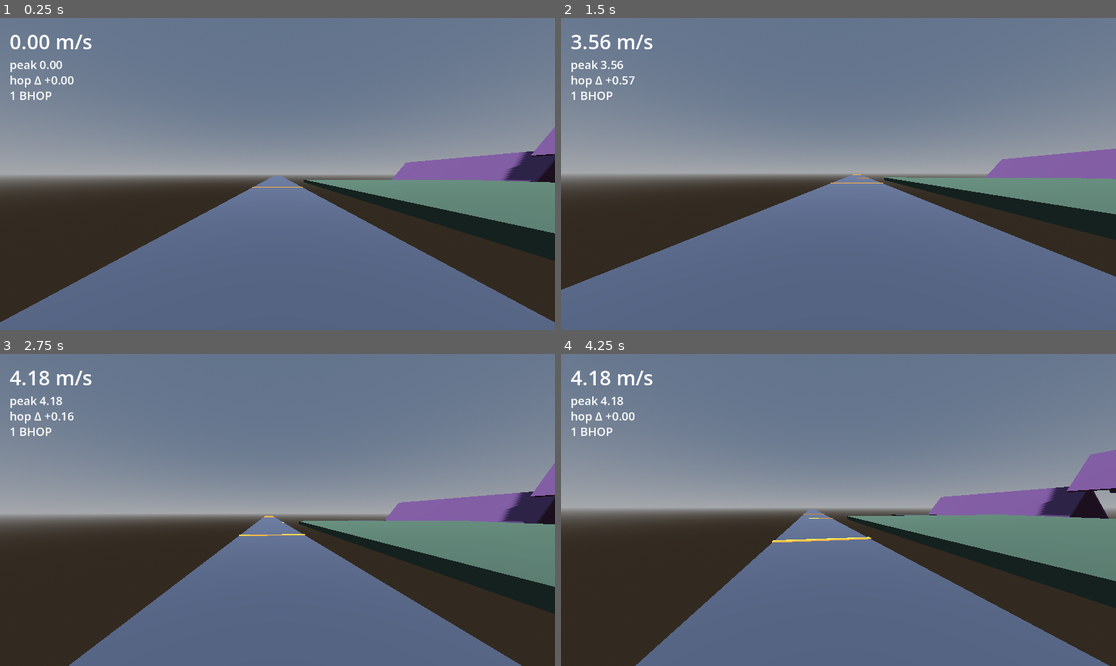
Above: before the commit, frames 1-4 (two rows, left to right).
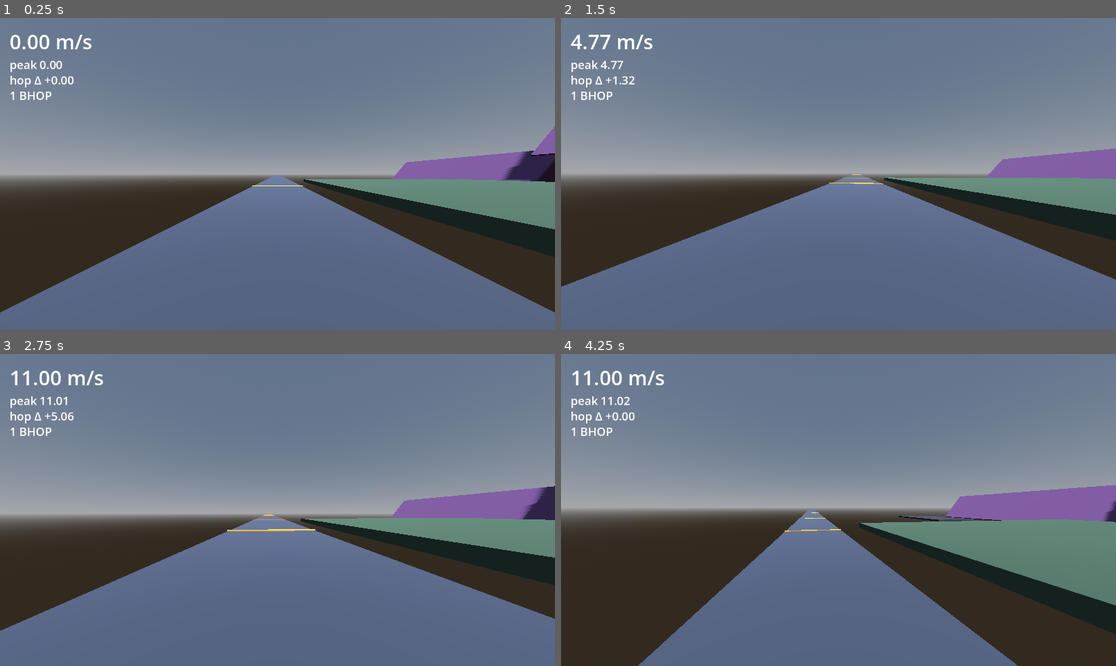
Above: after the commit, the same moments.

Repository: Crawford-Young/what-is-dark
Game: Godot game, scene res://scenes/momentum_lab.tscn
Same seed, same stepped clock (60 frames per second), same inputs: the game is played once before the commit and once after it. This scene is started directly instead of the project's main scene.
Inputs (mouse positions are in pixels of both pictures, inside the frame that each line leads up to):
- Up to frame 1 (0.25 s): no input
- Up to frame 2 (1.5 s): tap Enter at 0.5 s; move the mouse to (866, 174) at 0.52 s; hold Space (jump) 0.53-1.28 s; hold W (move_forward) from 0.53 s (still down); click (866, 174) at 0.67 s; move the mouse to (810, 174) at 1.27 s; tap Q (glance) at 1.35 s
- Up to frame 3 (2.75 s): keep holding W (move_forward); tap Space (jump) at 1.52, 1.55, 1.82, 2.3 s; move the mouse to (288, 503) at 2.02 s; hold Shift from 2.03 s (still down)
- Up to frame 4 (4.25 s): keep holding W (move_forward); move the mouse to (832, 516) at 2.77 s; release Shift at 2.78 s; tap Alt at 2.85 s; click (832, 516) at 2.92 s; tap Space (jump) at 3.02, 3.05, 3.32 s; move the mouse to (877, 513) at 3.52 s; hold Space (jump) from 3.53 s (still down); tap Ctrl at 3.6 s

The runs differ from the first frame. In frame 1, 2.4% of the frame differs, in the area x 0-100%, y 34-98%; in frame 2, 0.9%; in frame 3, 18%, in the area x 0-100%, y 5-100%; in frame 4, 12%.

Commit message:
feat: game-scaled hybrid movement constants
Co-Authored-By: Claude Fable 5 <noreply@anthropic.com>

Diff:
--- a/scripts/logic/source_move.gd
+++ b/scripts/logic/source_move.gd
@@ -1,17 +1,19 @@
 class_name SourceMove
 extends RefCounted
-## Source-engine movement math (CS2 constants, 1 Hammer unit = 0.01905 m).
+## Source movement math — game-scaled hybrid (Source mechanics at what-is-dark scale:
+## run/jump/gravity = main game's player.gd values; STOP_SPEED and AIR_CAP scaled x2.31
+## from CS2's originals; CS2-converted originals in git history).
 ## Caller's per-tick order: grounded -> [auto-hop ? jump : friction] -> accelerate(ground);
 ## airborne -> accelerate(air, wish_speed = minf(RUN_SPEED, AIR_CAP)) -> gravity. Then move_and_slide.
 
-const RUN_SPEED := 4.76
-const GRAVITY := 15.24
-const JUMP_SPEED := 5.75
+const RUN_SPEED := 11.0
+const GRAVITY := 20.0
+const JUMP_SPEED := 8.5
 const FRICTION := 4.0  ## surf-server sv_friction (CS2 matchmaking default is 5.2)
-const STOP_SPEED := 1.52
+const STOP_SPEED := 3.5
 const GROUND_ACCEL := 5.5
 const AIR_ACCEL := 150.0  ## surf/bhop community-server value (CS2 matchmaking uses 12 — near-zero strafe gain by design)
-const AIR_CAP := 0.57
+const AIR_CAP := 1.32
 const OVERBOUNCE := 1.0
 
 
--- a/tests/unit/test_source_move.gd
+++ b/tests/unit/test_source_move.gd
@@ -4,20 +4,20 @@
 # --- apply_friction ---
 
 func test_friction_decays_speed_above_stopspeed() -> void:
-	# speed 4 > STOP_SPEED: drop = 4 * 4.0 * 0.1 = 1.6 -> 2.4
+	# speed 4 > STOP_SPEED 3.5: drop = 4 * 4.0 * 0.1 = 1.6 -> 2.4
 	var v := SourceMove.apply_friction(Vector3(4, 0, 0), 0.1)
 	assert_true(v.is_equal_approx(Vector3(2.4, 0, 0)))
 
 
 func test_friction_uses_stopspeed_floor_below_it() -> void:
-	# speed 1 < STOP_SPEED 1.52: drop = 1.52 * 4.0 * 0.1 = 0.608 -> 0.392
-	var v := SourceMove.apply_friction(Vector3(1, 0, 0), 0.1)
-	assert_almost_eq(v.x, 0.392, 0.0001)
+	# speed 3 < STOP_SPEED 3.5: drop = 3.5 * 4.0 * 0.1 = 1.4 -> new_speed 1.6 (scaled onto the 3-magnitude vector)
+	var v := SourceMove.apply_friction(Vector3(3, 0, 0), 0.1)
+	assert_almost_eq(v.x, 1.6, 0.0001)
 	assert_almost_eq(v.z, 0.0, 0.0001)
 
 
 func test_friction_clamps_to_zero_when_drop_exceeds_speed() -> void:
-	# drop = 1.52 * 4.0 * 0.2 = 1.216 > 0.5
+	# drop = 3.5 * 4.0 * 0.2 = 2.8 > 0.5
 	var v := SourceMove.apply_friction(Vector3(0.5, 0, 0), 0.2)
 	assert_true(v.is_equal_approx(Vector3.ZERO))
 
@@ -29,35 +29,36 @@
 
 
 func test_friction_preserves_vertical() -> void:
-	# horiz speed 3: drop = 3 * 4.0 * 0.1 = 1.2 -> 1.8; y untouched
-	var v := SourceMove.apply_friction(Vector3(3, 7, 0), 0.1)
-	assert_true(v.is_equal_approx(Vector3(1.8, 7, 0)))
+	# horiz speed 5 > STOP_SPEED 3.5: drop = 5 * 4.0 * 0.1 = 2.0 -> 3; y untouched
+	var v := SourceMove.apply_friction(Vector3(5, 7, 0), 0.1)
+	assert_true(v.is_equal_approx(Vector3(3, 7, 0)))
 
 
 # --- accelerate ---
 
 func test_accelerate_from_rest_ground() -> void:
-	# accelspeed = 5.5 * 4.76 * 0.1 = 2.618 < add 4.76
+	# accelspeed = 5.5 * 11.0 * 0.1 = 6.05 < add 11.0
 	var v := SourceMove.accelerate(Vector3.ZERO, Vector3(0, 0, -1), SourceMove.RUN_SPEED, SourceMove.GROUND_ACCEL, 0.1)
-	assert_true(v.is_equal_approx(Vector3(0, 0, -2.618)))
+	assert_true(v.is_equal_approx(Vector3(0, 0, -6.05)))
 
 
 func test_accelerate_never_overshoots_wishspeed_along_wishdir() -> void:
-	# add = 4.76 - 4.5 = 0.26 < accelspeed 2.618 -> exactly 4.76
-	var v := SourceMove.accelerate(Vector3(0, 0, -4.5), Vector3(0, 0, -1), SourceMove.RUN_SPEED, SourceMove.GROUND_ACCEL, 0.1)
-	assert_true(v.is_equal_approx(Vector3(0, 0, -4.76)))
+	# add = 11.0 - 10.5 = 0.5 < accelspeed 6.05 -> exactly 11.0
+	var v := SourceMove.accelerate(Vector3(0, 0, -10.5), Vector3(0, 0, -1), SourceMove.RUN_SPEED, SourceMove.GROUND_ACCEL, 0.1)
+	assert_true(v.is_equal_approx(Vector3(0, 0, -11.0)))
 
 
 func test_accelerate_noop_when_current_exceeds_wishspeed() -> void:
-	var v := SourceMove.accelerate(Vector3(0, 0, -5.0), Vector3(0, 0, -1), SourceMove.RUN_SPEED, SourceMove.GROUND_ACCEL, 0.1)
-	assert_true(v.is_equal_approx(Vector3(0, 0, -5.0)))
+	# current 12.0 > wishspeed 11.0 -> add_speed negative, no-op
+	var v := SourceMove.accelerate(Vector3(0, 0, -12.0), Vector3(0, 0, -1), SourceMove.RUN_SPEED, SourceMove.GROUND_ACCEL, 0.1)
+	assert_true(v.is_equal_approx(Vector3(0, 0, -12.0)))
 
 
 func test_air_strafe_gains_past_cap_via_perpendicular_add() -> void:
-	# THE mechanic: moving -z at 10, wish pure -x. current = dot = 0 -> add 0.57
-	# accelspeed = 150 * 0.57 * 0.1 = 8.55 -> clamped to 0.57
+	# THE mechanic: moving -z at 10, wish pure -x. current = dot = 0 -> add 1.32
+	# accelspeed = 150 * 1.32 * 0.1 = 19.8 -> clamped to 1.32
 	var v := SourceMove.accelerate(Vector3(0, 0, -10), Vector3(-1, 0, 0), minf(SourceMove.RUN_SPEED, SourceMove.AIR_CAP), SourceMove.AIR_ACCEL, 0.1)
-	assert_true(v.is_equal_approx(Vector3(-0.57, 0, -10)))
+	assert_true(v.is_equal_approx(Vector3(-1.32, 0, -10)))
 	assert_gt(Vector3(v.x, 0, v.z).length(), 10.0)
 
 
@@ -89,9 +90,10 @@
 
 func test_jump_replaces_y_keeps_horizontal() -> void:
 	var v := SourceMove.jump(Vector3(3, -2, -5))
-	assert_true(v.is_equal_approx(Vector3(3, 5.75, -5)))
+	assert_true(v.is_equal_approx(Vector3(3, 8.5, -5)))
 
 
 func test_gravity_reduces_y() -> void:
+	# 0 - GRAVITY(20.0) * 0.5 = -10.0
 	var v := SourceMove.apply_gravity(Vector3(1, 0, 2), 0.5)
-	assert_true(v.is_equal_approx(Vector3(1, -7.62, 2)))
+	assert_true(v.is_equal_approx(Vector3(1, -10.0, 2)))
